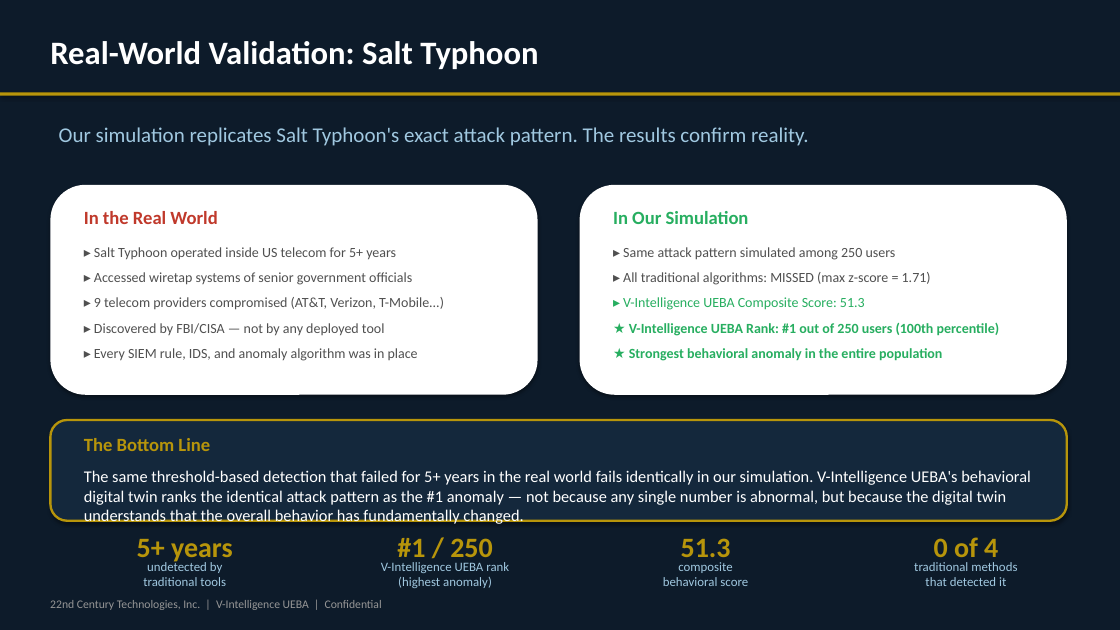
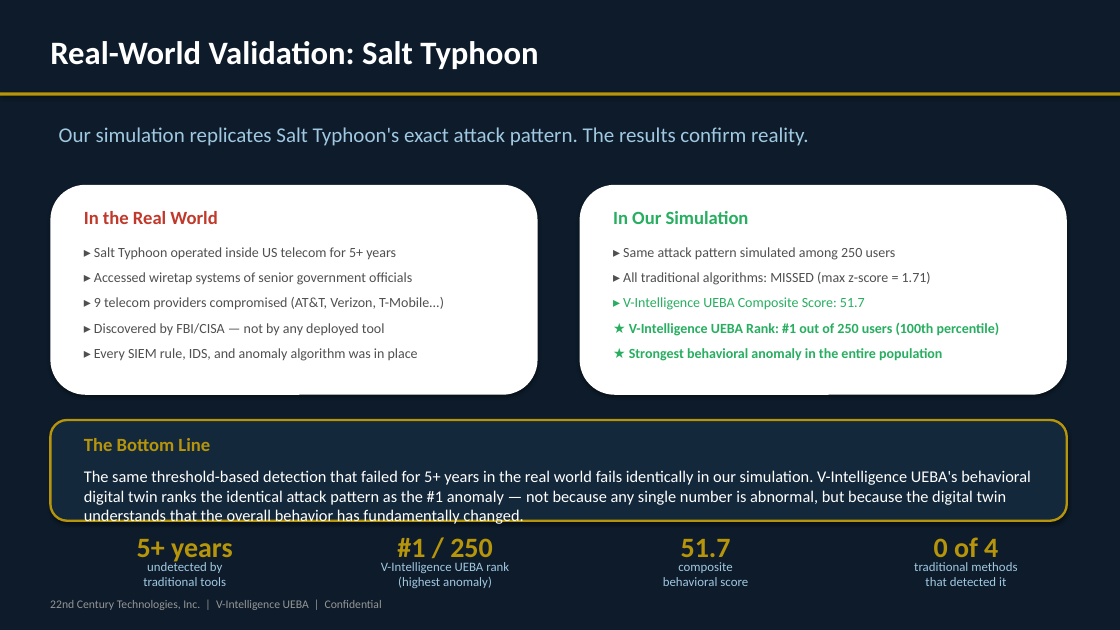
Before and after one commit to ravindrashukla/CyberUEBA_BehavioralIntel, a slide deck: slide 15 of docs/V_Intelligence_UEBA_Sales_Pitch_v2.pptx. Drawn at 1120x630 pixels with LibreOffice and Linux fonts; fonts in the diff are those of the drawing. Boxes give left, top, right and bottom in pixels: in the first picture for what was removed or moved away, otherwise in the second. Text is boxed around its words. In the diff, an @@ line names an element or a change of style, - is before the commit and + after.

```diff
--- a/docs/V_Intelligence_UEBA_Sales_Pitch_v2.pptx
+++ b/docs/V_Intelligence_UEBA_Sales_Pitch_v2.pptx
@@ text at (x1=623, y1=297, x2=865, y2=310): text changed @@
-▸ V-Intelligence UEBA Composite Score: 51.3
+▸ V-Intelligence UEBA Composite Score: 51.7
@@ text at (x1=681, y1=539, x2=731, y2=563): text changed @@
-51.3
+51.7
```
Also in this commit, not shown: 2 other slides changed, 27 other files.
